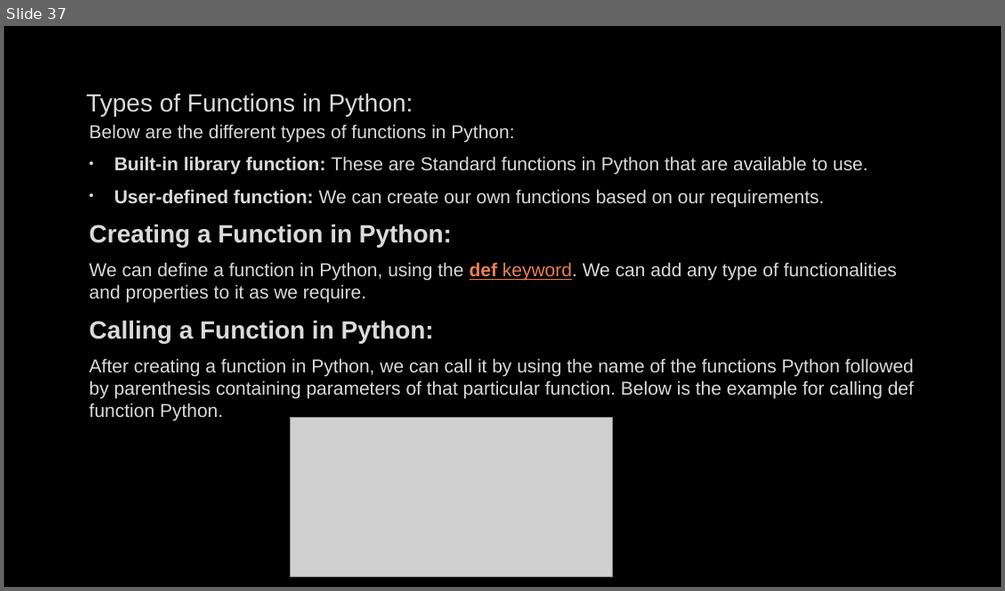
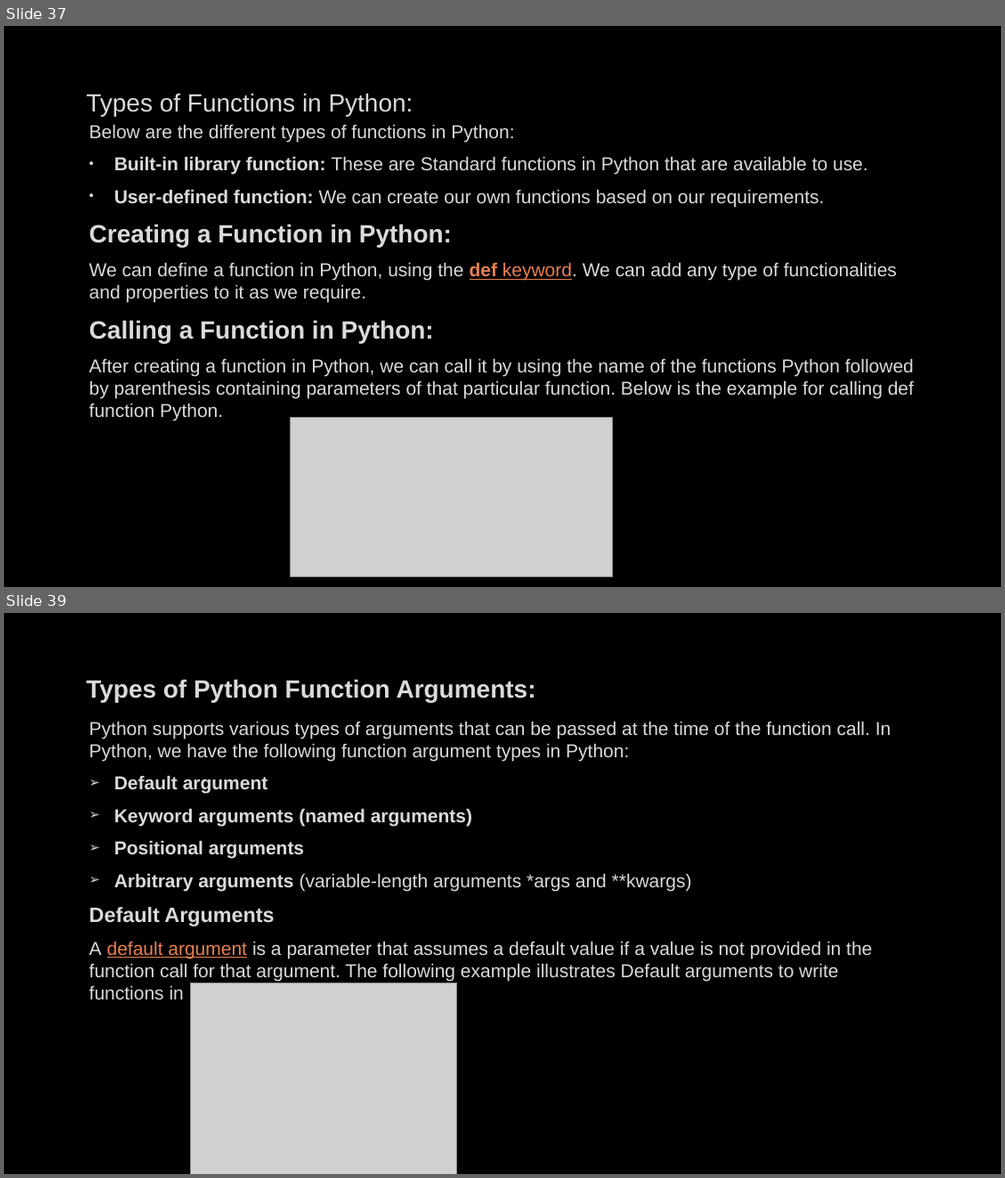
Before and after one commit to PCS-Global-Private-Limited/4041-Sagnik-PythonPDF, a slide deck: Python.pptx. Shown one above the other, each under a label of ours: slide 37 before the commit, slides 37 and 39 after it; the slides between them are not shown. The pictures are 1005x591 and 1005x1178 pixels, drawn with LibreOffice and Linux fonts; fonts in the diff are those of the drawing; grey boxes stand for pictures; background and template pictures are left out. Boxes give left, top, right and bottom in pixels: in the first picture for what was removed or moved away, otherwise in the second. Text is boxed around its words. In the diff, an @@ line names an element or a change of style, - is before the commit and + after.

```diff
--- a/Python.pptx
+++ b/Python.pptx
@@ slide 39 added at [4, 613, 1001, 1174], background picture (left out) @@
@@ title added at [86, 679, 536, 702], 24 pt, text #DADADA, bold @@
+Types of Python Function Arguments:
@@ text added at [89, 721, 890, 1004], 18 pt, text #DADADA @@
+Python supports various types of arguments that can be passed at the time of the function call. In Python, we have the following function argument types in Python:
+➢ Default argument
+➢ Keyword arguments (named arguments)
+➢ Positional arguments
+➢ Arbitrary arguments (variable-length arguments *args and **kwargs)
+Default Arguments
+A default argument is a parameter that assumes a default value if a value is not provided in the function call for that argument. The following example illustrates Default arguments to write functions in Python.
@@ picture added at [190, 982, 456, 1174] @@
```
Also in this commit, not shown: 1 other slide added.
